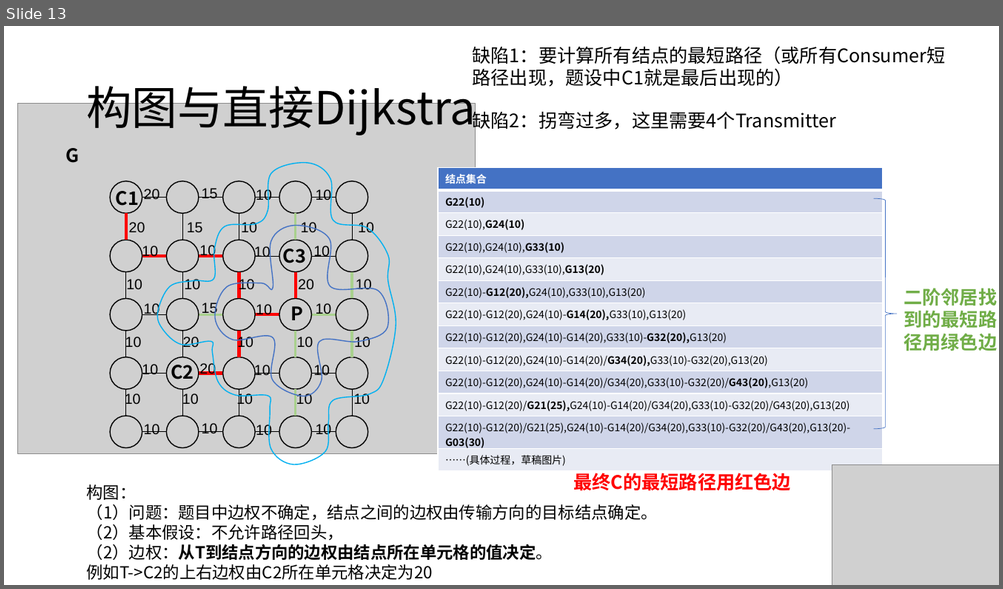
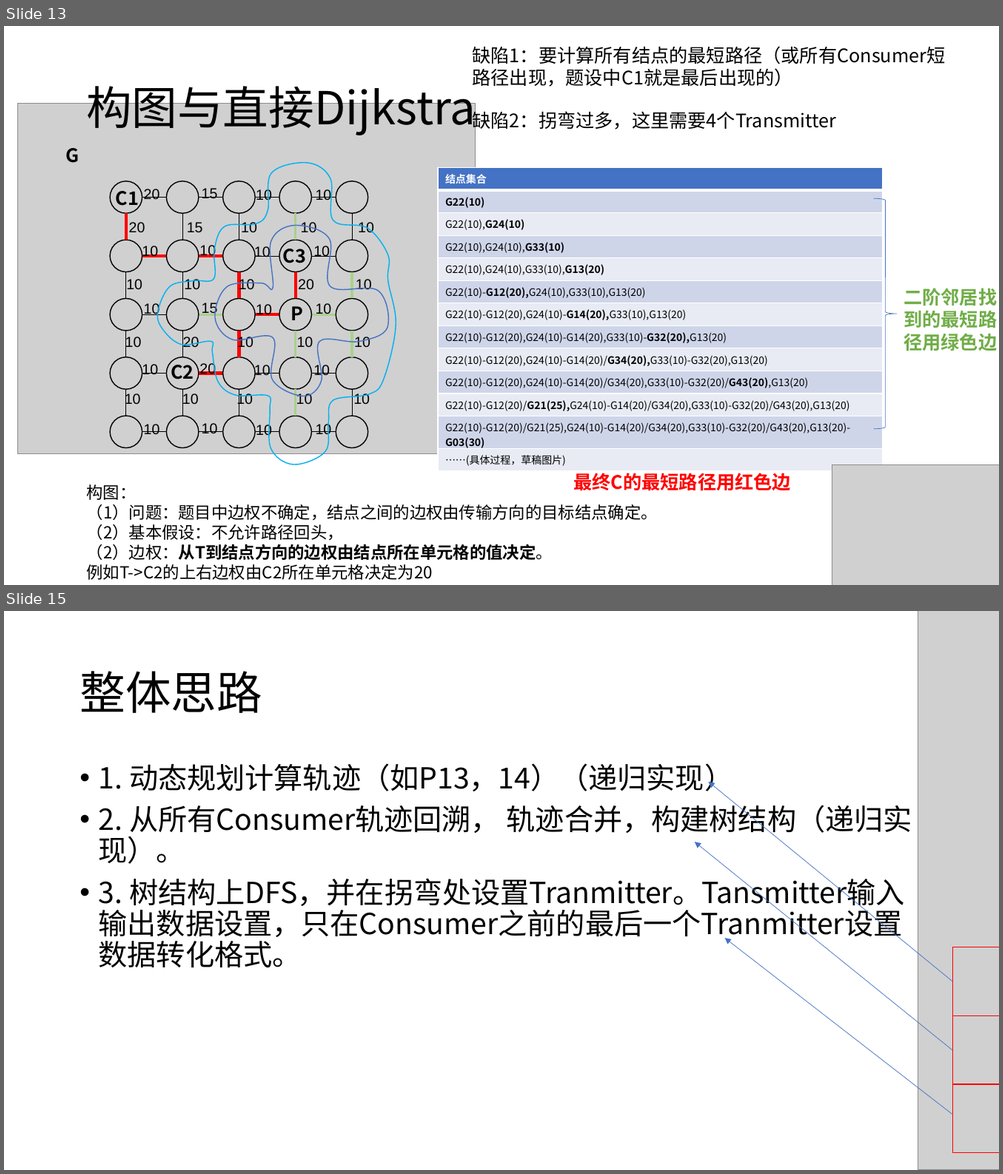
Before and after one commit to HuangDDU/hzy_algorithm, a slide deck: huawei/示例输入输出.pptx. Shown one above the other, each under a label of ours: slide 13 before the commit, slides 13 and 15 after it; the slides between them are not shown. The pictures are 1003x589 and 1003x1174 pixels, drawn with LibreOffice and Linux fonts; fonts in the diff are those of the drawing; grey boxes stand for pictures. Boxes give left, top, right and bottom in pixels: in the first picture for what was removed or moved away, otherwise in the second. Text is boxed around its words. In the diff, an @@ line names an element or a change of style, - is before the commit and + after.

Commit message:
23_12_18地图构建与最短路径

```diff
--- a/huawei/示例输入输出.pptx
+++ b/huawei/示例输入输出.pptx
@@ slide 15 added at <box>4,611,999,1170</box>, background #FFFFFF @@
@@ picture added at <box>918,611,999,1170</box> @@
@@ title added at <box>79,671,262,713</box>, 44 pt, text #000000 @@
+整体思路
@@ text added at <box>99,763,912,968</box>, 28 pt, text #000000 @@
+• 1. 动态规划计算轨迹（如P13，14）（递归实现）
+• 2. 从所有Consumer轨迹回溯， 轨迹合并，构建树结构（递归实现）。
+• 3. 树结构上DFS，并在拐弯处设置Tranmitter。Tansmitter输入输出数据设置，只在Consumer之前的最后一个Tranmitter设置数据转化格式。
@@ arrow added from (952, 982) to (708, 782), #4472C4 0.5 pt @@
@@ arrow added from (952, 1051) to (694, 843), #4472C4 0.5 pt @@
@@ arrow added from (952, 1116) to (725, 939), #4472C4 0.5 pt @@
@@ rectangle added at <box>952,948,999,1016</box>, outline #FF0000 1 pt @@
@@ rectangle added at <box>952,1016,999,1085</box>, outline #FF0000 1 pt @@
@@ rectangle added at <box>952,1085,999,1153</box>, outline #FF0000 1 pt @@
```
Also in this commit, not shown: 3 slides changed, 5 other slides added, 6 other files.
